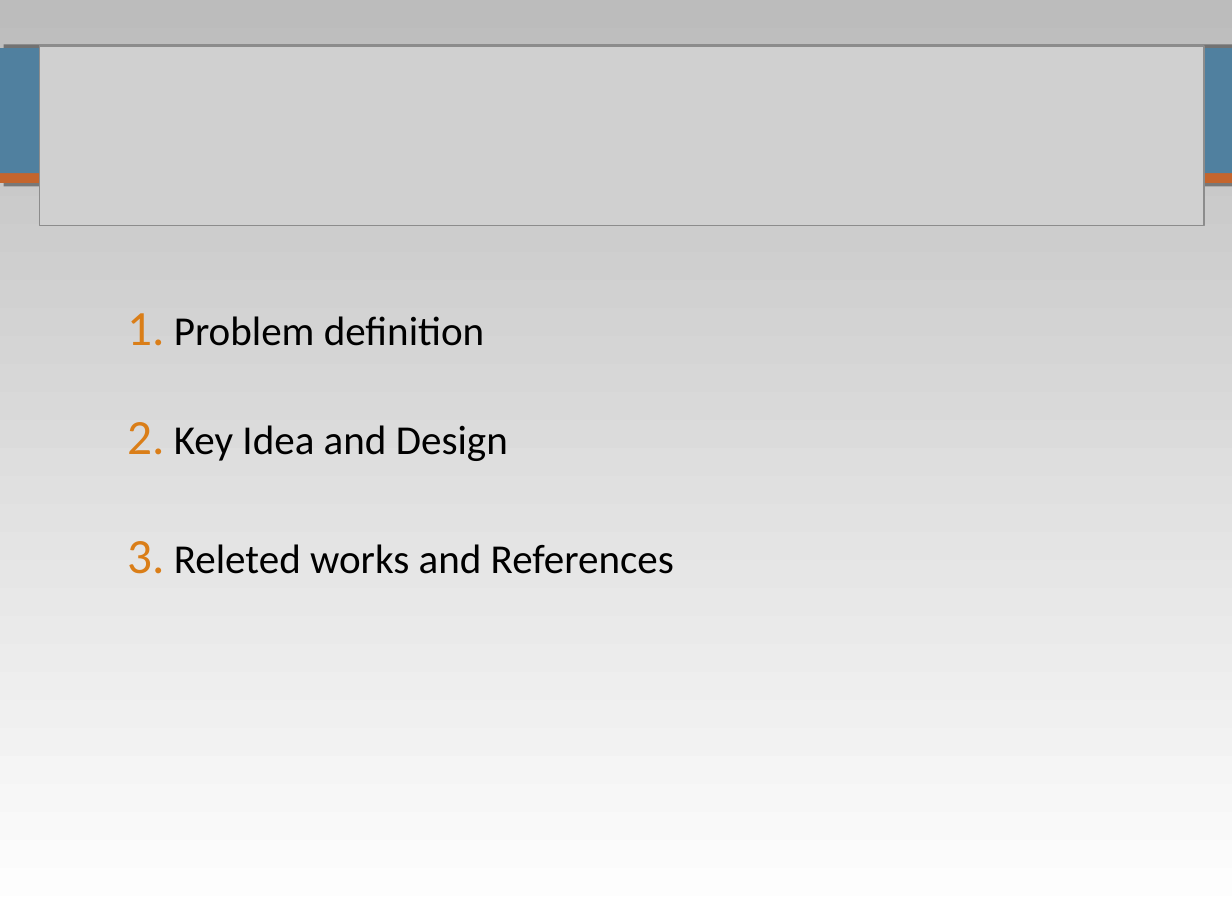
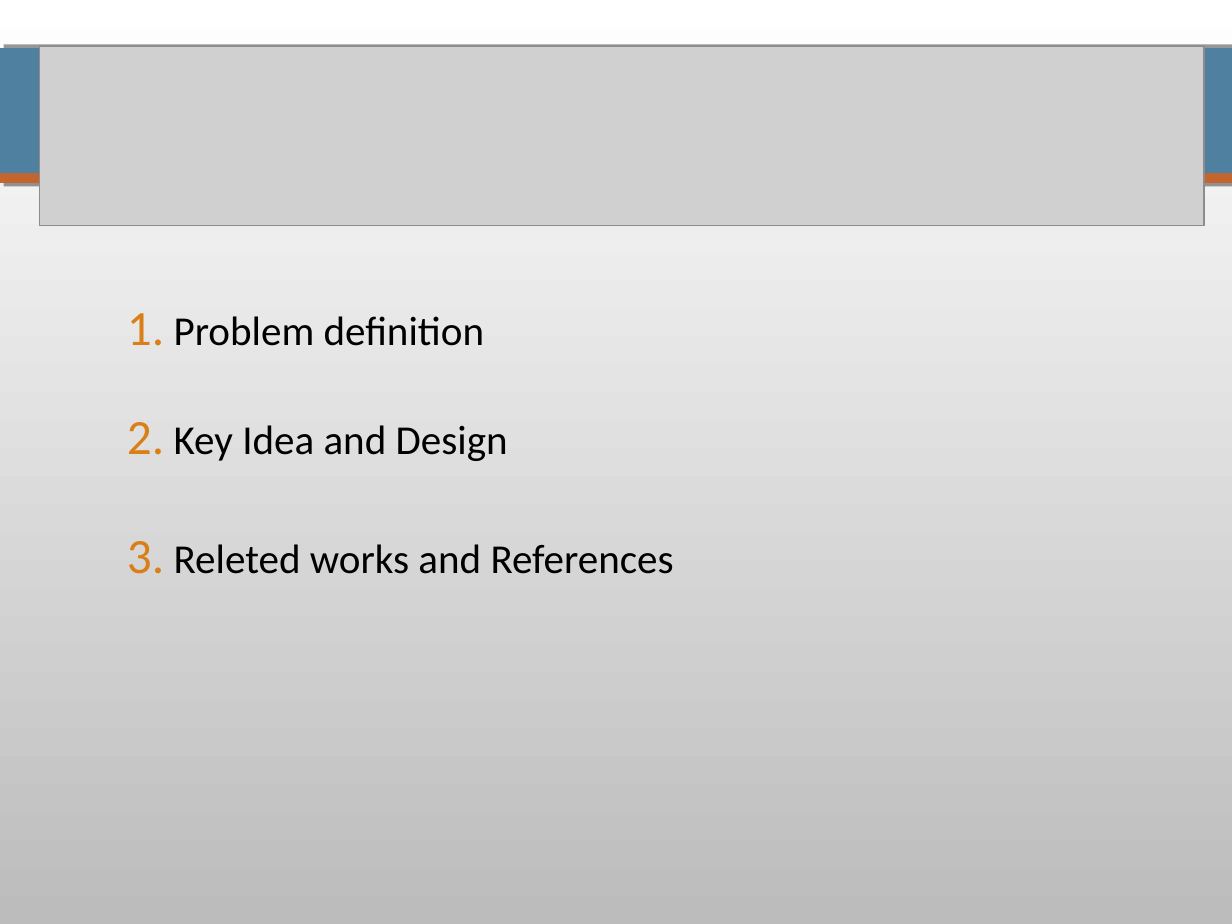
Before and after one commit to pierrealauzet/skemasnet, a slide deck: slide 2 of 2_design/CS642_Skemasnet_design_addendum.ppt. Drawn at 1232x924 pixels with LibreOffice and Linux fonts; fonts in the diff are those of the drawing; grey boxes stand for pictures. Boxes give left, top, right and bottom in pixels: in the first picture for what was removed or moved away, otherwise in the second. Text is boxed around its words. In the diff, an @@ line names an element or a change of style, - is before the commit and + after.

Commit message:
Slight modifications on desig addendum slides.

```diff
--- a/2_design/CS642_Skemasnet_design_addendum.ppt
+++ b/2_design/CS642_Skemasnet_design_addendum.ppt
@@ background gradient #FFFFFF to #BCBCBC to gradient #BCBCBC to #FFFFFF @@
@@ text "Problem definition" at [174, 316, 674, 574]: indent changed @@
```
Also in this commit, not shown: 8 other slides changed.
